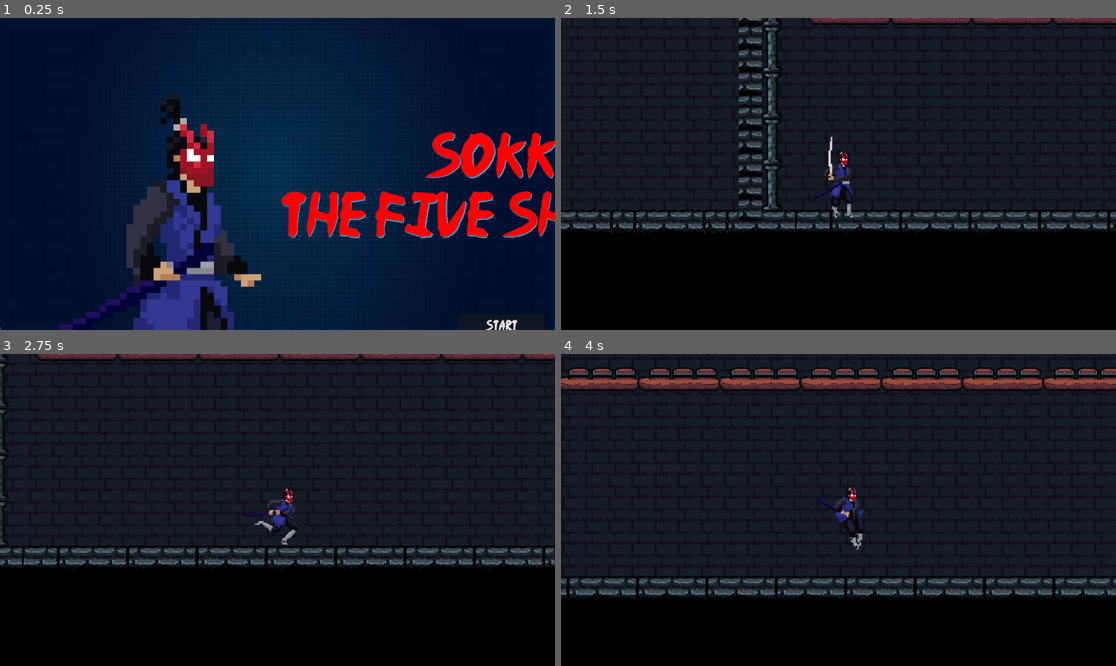
Above: before the commit, frames 1-4 (two rows, left to right).
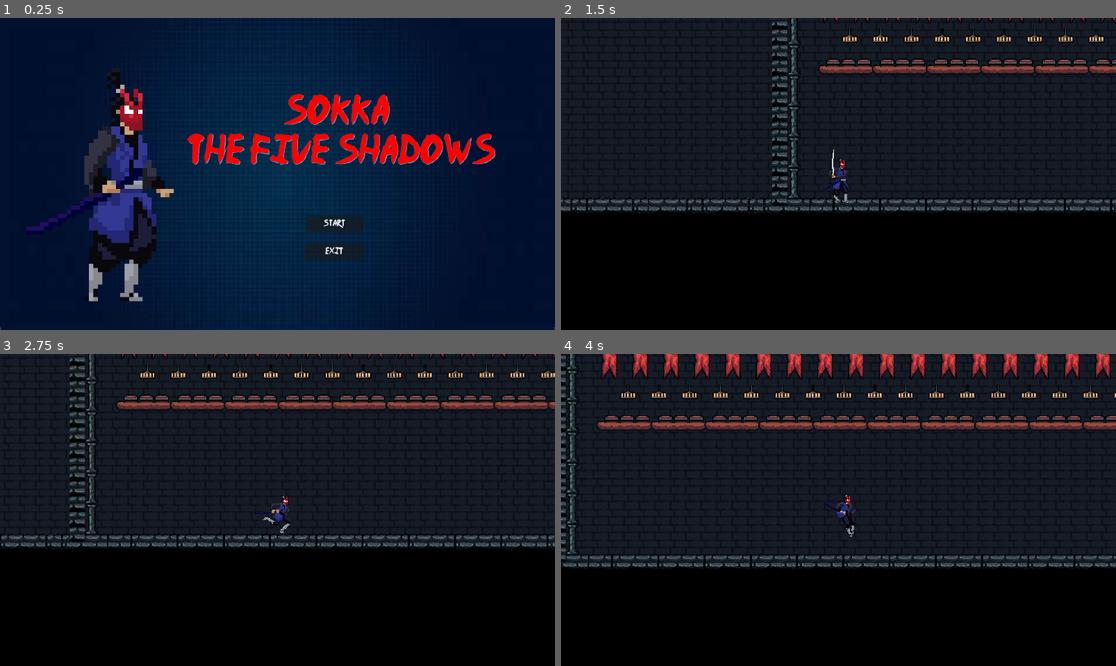
Above: after the commit, the same moments.

Repository: HiC-BGOD/MyGameSFS
Game: Godot game, scene res://Scenes/UI/menu.tscn
The game is run twice, just before and just after one commit, with the same random seed, the same clock (stepped at 60 frames per second) and the same inputs.
Inputs (mouse positions are in pixels of both pictures, inside the frame that each line leads up to):
- Up to frame 1 (0.25 s): no input
- Up to frame 2 (1.5 s): click "Start" at 0.5 s; move the mouse to (960, 158) at 1.27 s; hold D (Right) from 1.28 s (still down); click (960, 158) at 1.35 s
- Up to frame 3 (2.75 s): keep holding D (Right); tap Space (Jump) at 1.52, 2.27 s; move the mouse to (166, 525) at 2.02 s; right-click (166, 525) at 2.1 s
- Up to frame 4 (4 s): move the mouse to (894, 441) at 2.77 s; release D (Right) at 2.78 s; hold A (Left) 2.78-3.53 s; click (894, 441) at 2.85 s; move the mouse to (810, 572) at 3.52 s; hold D (Right) from 3.53 s (still down); right-click (810, 572) at 3.6 s; tap Space (Jump) at 3.77 s

The runs differ from the first frame. In frame 1, 24% of the frame differs, in the area x 4-100%, y 17-100%; in frame 2, 15%; in frame 3, 15%; in frame 4, 24%, in the area x 0-100%, y 0-79%.

Commit message:
Fixes a few things
I hope this helps. Let me know if I can help with anything else.

Diff:
--- a/Player/player.gd
+++ b/Player/player.gd
@@ -41,6 +41,8 @@
 			double_jumped = false
 			if Input.is_action_just_pressed("Attack1"):
 				SM.set_state("Attacking")
+	else:
+		set_animation("Died")
 
 func is_moving():
 	if Input.is_action_pressed("Left") or Input.is_action_pressed("Right"):
--- a/project.godot
+++ b/project.godot
@@ -21,6 +21,9 @@
 
 [display]
 
+window/size/viewport_width=1728
+window/size/viewport_height=972
+window/stretch/aspect="ignore"
 window/stretch/scale=1.5
 
 [input]
